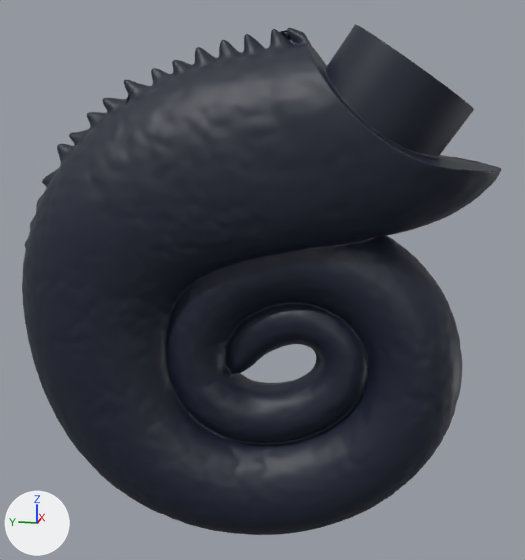
Renders of the glTF model models/Queue_Cameleon.glb from each side of a commit.
Rendered twice from a camera (50 mm lens) standing at (-4.54, 0.33, 4.28) and looking at (-0.64, 1.11, 3.3). The lights are fixed; the arrows at lower left show +X, +Y and +Z.

The scene before the commit, as lines of its bpy script (objects in view):
```python
me_tail_cameleon1 = bpy.data.meshes.new('TAIL_Cameleon1')
me_tail_cameleon1.from_pydata(...)  # 53785 vertices, 107570 faces; spans x -1.12..-0.25, y -0.12..2.54, z 1.77..4.65
me_tail_cameleon1.materials.append(mat_material_001)
ob_queue_cameleon = bpy.data.objects.new('Queue_Cameleon', me_tail_cameleon1)
ob_queue_cameleon.location = (0.0, 0.0, 0.0)
```
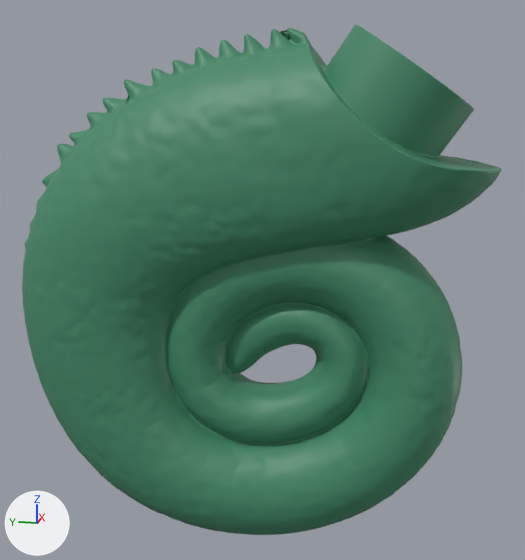
The newer file is also turned or shifted as a whole; pictures and numbers use the older file's frame.

The change, as a list of edits to the scene's bpy script:
```text
Add mat_material:
    mat_material = bpy.data.materials.new('Material')
    # nodes: BsdfPrincipled, Mix, OutputMaterial, VertexColor
    # colours: green #428968
Change me_tail_cameleon1:
    where me_tail_cameleon1.from_pydata(...)  # 53785 vertices, 107570 faces; spans x -1.12..-0.25, y -0.12..2.54, z 1.77..4.65
    used by ob_queue_cameleon; location = (0.0, 0.0, 0.0)
    remove me_tail_cameleon1.materials.append(mat_material_001)
    me_tail_cameleon1 part 1: 107570 faces centred in x -1.12..-0.25, y -0.12..2.54, z 1.77..4.65 are repainted in the vertex colours; the middle colour goes from dark blue #191f32 to white #ffffff
    add me_tail_cameleon1.materials.append(mat_material)
```

Where the change shows, as pixel boxes [x1, y1, x2, y2] in the pictures (525 x 560 px):
part 1 of me_tail_cameleon1, recoloured: [22, 25, 501, 535] in both
